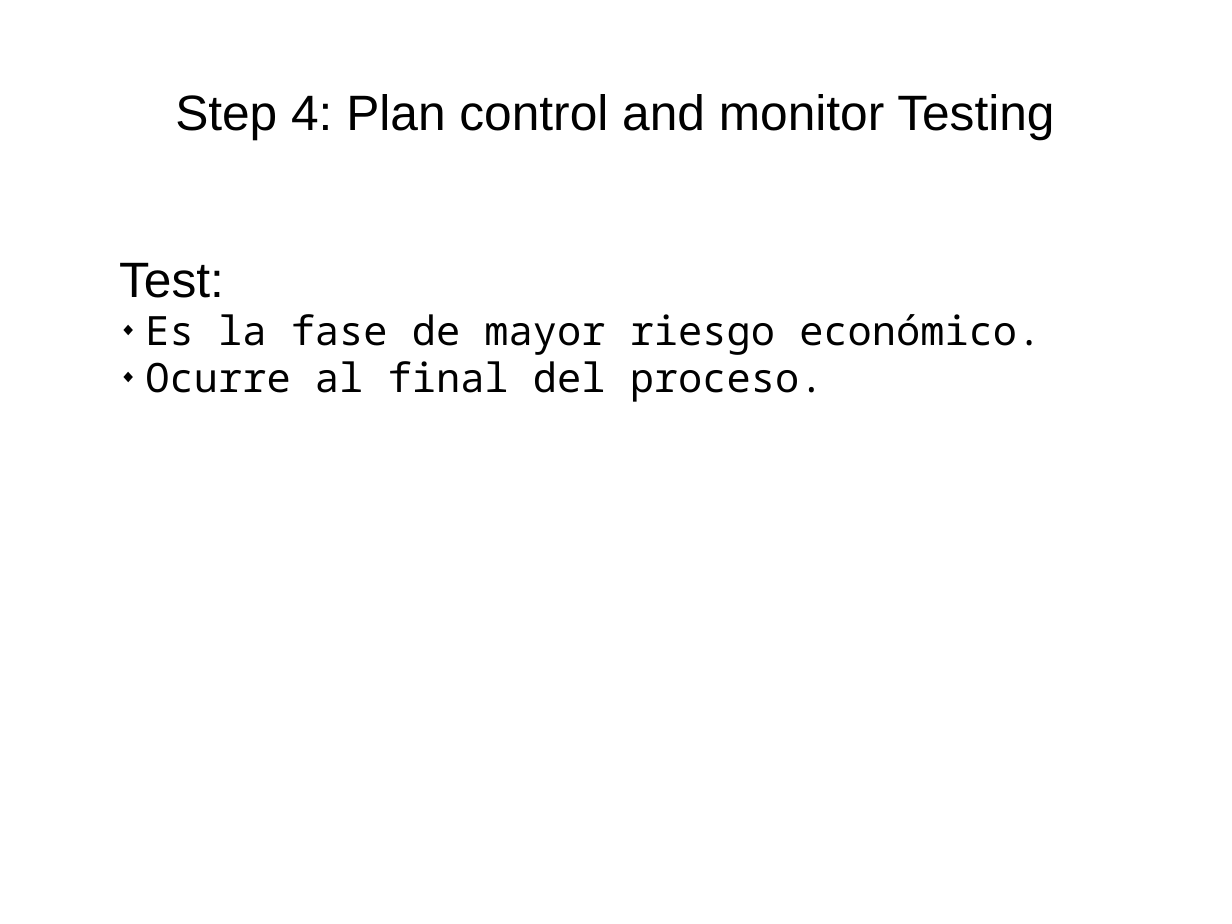
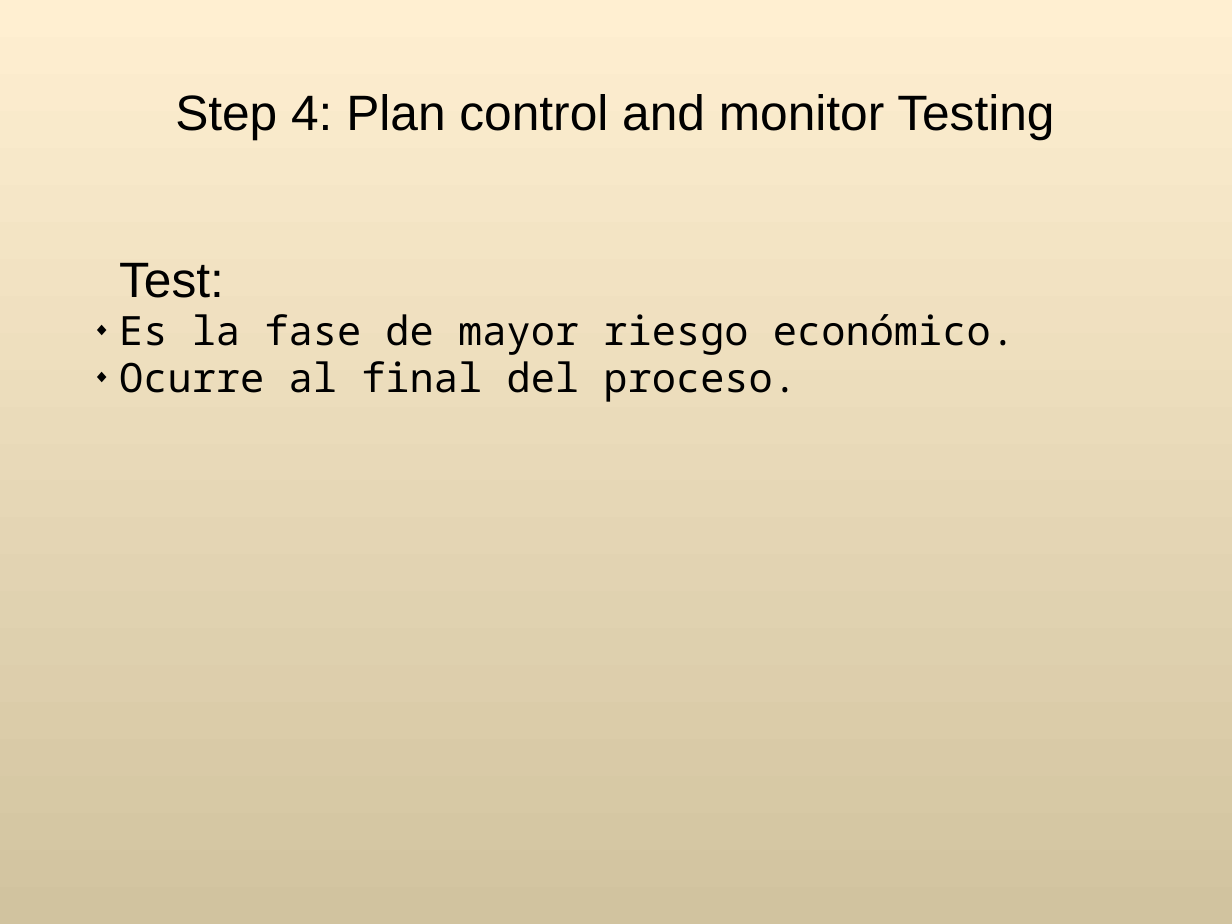
Before and after one commit to Maturuleco/ingdesoft2, a slide deck: slide 1 of Paper/PresentaciónMatias.ppt. Drawn at 1232x924 pixels with LibreOffice and Linux fonts; fonts in the diff are those of the drawing. Boxes give left, top, right and bottom in pixels: in the first picture for what was removed or moved away, otherwise in the second. Text is boxed around its words. In the diff, an @@ line names an element or a change of style, - is before the commit and + after.

```diff
--- a/Paper/PresentaciónMatias.ppt
+++ b/Paper/PresentaciónMatias.ppt
@@ background #FFFFFF to gradient #FFEFD1 to #D1C39F @@
@@ subtitle "Test:" at <box>119,262,1015,402</box>: indent changed @@
```
Also in this commit, not shown: 7 other slides changed, 4 other files.
